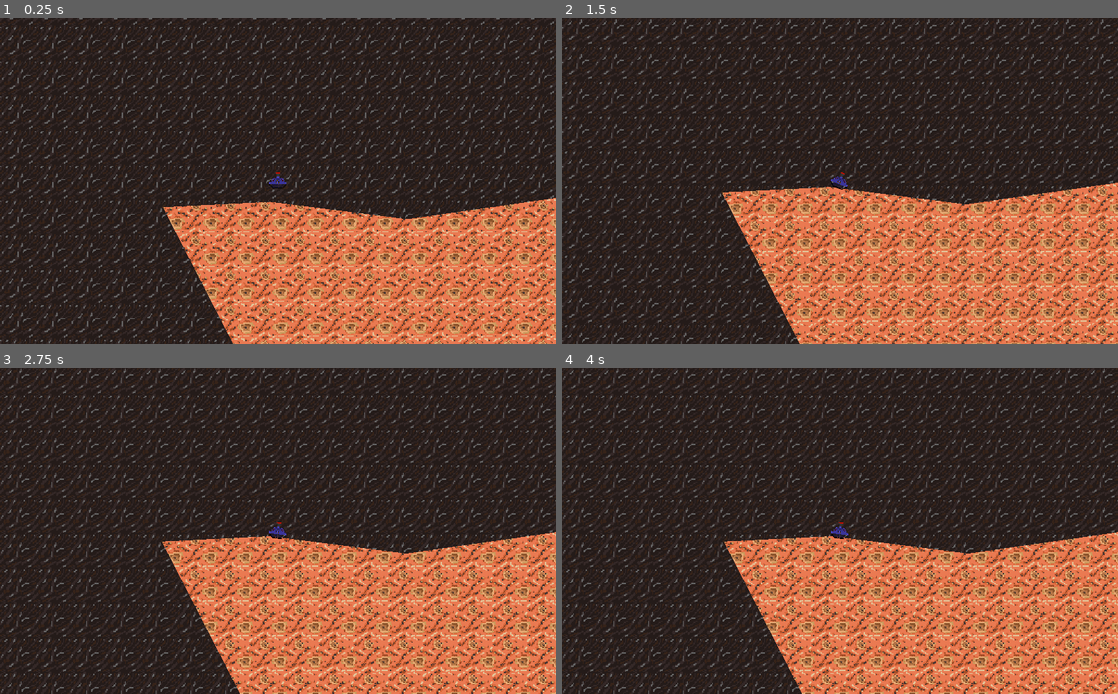
Above: before the commit, frames 1-4 (two rows, left to right).
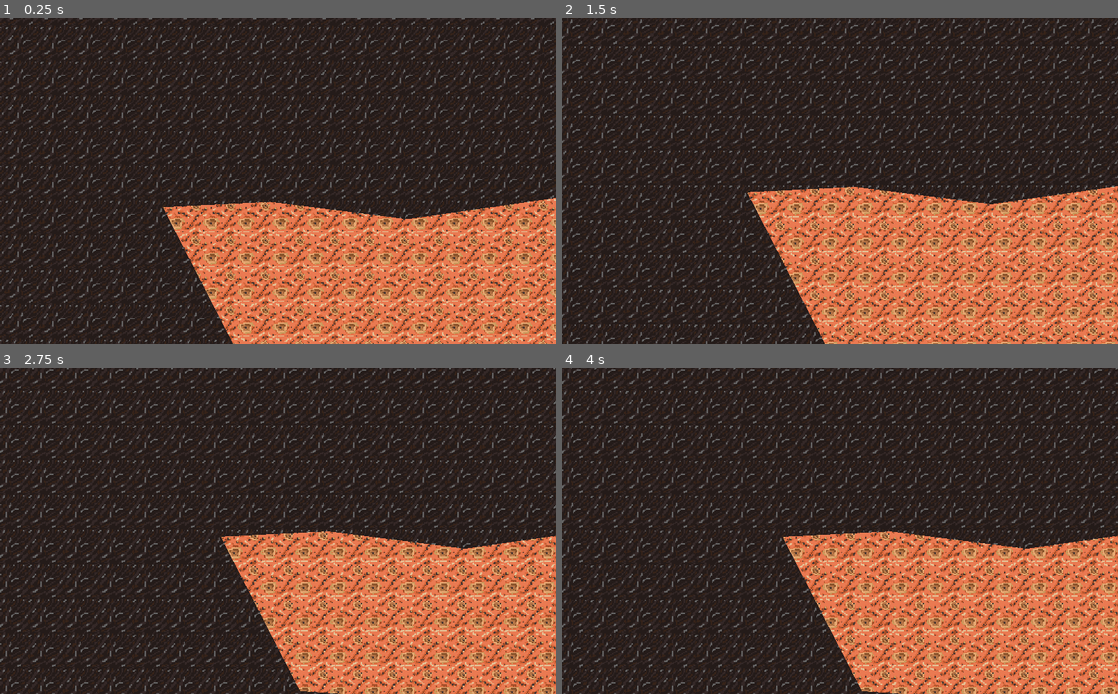
Above: after the commit, the same moments.

Repository: Blinc13/terrain_commander
Game: Godot game, scene res://levels/TestLevel.tscn
Two runs of this game, one before a commit and one after it. Both use one fixed random seed, a clock stepped at 60 frames per second and the inputs below. This scene is started directly instead of the project's main scene.
Inputs (mouse positions are in pixels of both pictures, inside the frame that each line leads up to):
- Up to frame 1 (0.25 s): no input
- Up to frame 2 (1.5 s): move the mouse to (962, 164) at 0.52 s; hold A (right) 0.53-1.28 s; click (962, 164) at 0.6 s; move the mouse to (728, 197) at 1.27 s; hold S (down) from 1.28 s (still down); click (728, 197) at 1.35 s
- Up to frame 3 (2.75 s): move the mouse to (333, 459) at 2.02 s; release S (down) at 2.03 s; hold A (right) from 2.03 s (still down); click (333, 459) at 2.1 s
- Up to frame 4 (4 s): move the mouse to (812, 596) at 2.77 s; release A (right) at 2.78 s; hold W (up) 2.78-3.53 s; click (812, 596) at 2.85 s; move the mouse to (1006, 579) at 3.52 s; hold D (left) from 3.53 s (still down); click (1006, 579) at 3.6 s

The runs differ from the first frame. In frame 1, less than 0.1% of the frame differs, in the area x 48-52%, y 47-53%; in frame 2, 25%; in frame 3, 27%, in the area x 0-100%, y 0-100%; in frame 4, 27%.

Commit message:
Next step for multiplayer

Diff:
--- a/project.godot
+++ b/project.godot
@@ -13,6 +13,11 @@
 "class": "Game",
 "language": "GDScript",
 "path": "res://src/objects/game.gd"
+}, {
+"base": "Node",
+"class": "PlayersManager",
+"language": "GDScript",
+"path": "res://src/objects/players_manager.gd"
 }, {
 "base": "KinematicBody2D",
 "class": "Projectile",
@@ -31,6 +36,7 @@
 } ]
 _global_script_class_icons={
 "Game": "",
+"PlayersManager": "",
 "Projectile": "",
 "TerrainFragment": "",
 "TerrainManager": ""
--- a/scenes/misc/BaseLevel.tscn
+++ b/scenes/misc/BaseLevel.tscn
@@ -1,9 +1,10 @@
-[gd_scene load_steps=5 format=2]
+[gd_scene load_steps=6 format=2]
 
 [ext_resource path="res://src/objects/terrain_manager.gd" type="Script" id=1]
 [ext_resource path="res://src/objects/game.gd" type="Script" id=2]
 [ext_resource path="res://assets/materials/terrain/BackgroundMaterial.tres" type="Material" id=3]
 [ext_resource path="res://assets/textures/terrain/background.png" type="Texture" id=4]
+[ext_resource path="res://src/objects/players_manager.gd" type="Script" id=5]
 
 [node name="Game" type="Node2D"]
 script = ExtResource( 2 )
@@ -17,4 +18,5 @@
 [node name="TerrainManager" type="Node2D" parent="."]
 script = ExtResource( 1 )
 
-[node name="Players" type="Node" parent="."]
+[node name="PlayersManager" type="Node" parent="."]
+script = ExtResource( 5 )
--- a/src/objects/player.gd
+++ b/src/objects/player.gd
@@ -5,7 +5,7 @@
 var rocket = preload("res://scenes/projectile/Rocket.tscn")
 
 export(float) var BARREL_MOVE_SPEED = 10.0
-export(float) var ACCELERATION = 15.0
+export(float) var ACCELERATION = 150.0
 export(float) var STABLIZATION = 3
 export(float) var FIRE_ENERGY = 500.0
 
@@ -32,6 +32,12 @@
 	if Input.is_action_just_pressed("fire") && can_fire:
 		fire()
 
+	set_pos_and_rotation_on_rpc()
+
+master func set_pos_and_rotation_on_rpc():
+	rset("position", position)
+	rset("rotation", rotation)
+
 master func _integrate_forces(state):
 	# Corporate values
 	var angle = Vector2(cos(rotation), sin(rotation))
@@ -55,7 +61,7 @@
 		if abs(angle.dot(normal)) < 0.69:
 			var move_dir = input.rotated(normal.angle() + PI/2)
 
-			state.apply_impulse(Vector2.DOWN * 5, move_dir * ACCELERATION * state.step)
+			state.apply_impulse(Vector2.DOWN * 5, move_dir * ACCELERATION)
 
 
 
@@ -101,8 +107,7 @@
 
 	trajectory.visible = value
 
-func _ready():
-	set_network_master(1)
+master func _ready():
 	var game = BaseNodes.game
 
 	game.connect("MoveTurn", self, "set_move", [true])
--- /dev/null
+++ b/src/objects/players_manager.gd
@@ -0,0 +1,20 @@
+extends Node
+
+class_name PlayersManager
+
+var master_player = preload("res://scenes/units/Player/MasterPlayer.tscn")
+var puppet_player = preload("res://scenes/units/Player/PuppetPlayer.tscn")
+
+func append_player(id: int):
+	var instanced: Node
+
+	if id == get_tree().get_network_unique_id():
+		instanced = master_player.instance()
+	else:
+		instanced = puppet_player.instance()
+
+	instanced.set_network_master(id)
+	add_player(instanced)
+
+func add_player(player: Node):
+	add_child(player)
--- a/src/singletons/server.gd
+++ b/src/singletons/server.gd
@@ -17,15 +17,29 @@
 	var tree = get_tree()
 
 	if is_master:
-		tree.connect("network_peer_connected", self, "")
-		tree.connect("network_peer_disconnected", self, "")
+		tree.connect("network_peer_connected", self, "client_connected")
+		tree.connect("network_peer_disconnected", self, "client_disconnected")
 
 		peer.create_server(params.port)
 	else:
-		tree.connect("connected_to_server", self, "")
-		tree.connect("connection_failed", self, "")
+		tree.connect("connected_to_server", self, "connected_to_server")
+		tree.connect("connection_failed", self, "connection_failed")
 
 	tree.network_peer = peer
 
-func _ready():
-	init(true, Parameters.new())
+# Server funcs
+func client_connected(id):
+	print("Connected: ", id)
+
+func client_disconnected(id):
+	print("Disconnected: ", id)
+
+
+# Client funcs
+func connected_to_server():
+	pass
+
+func connection_failed():
+	pass
+
+# General functions
